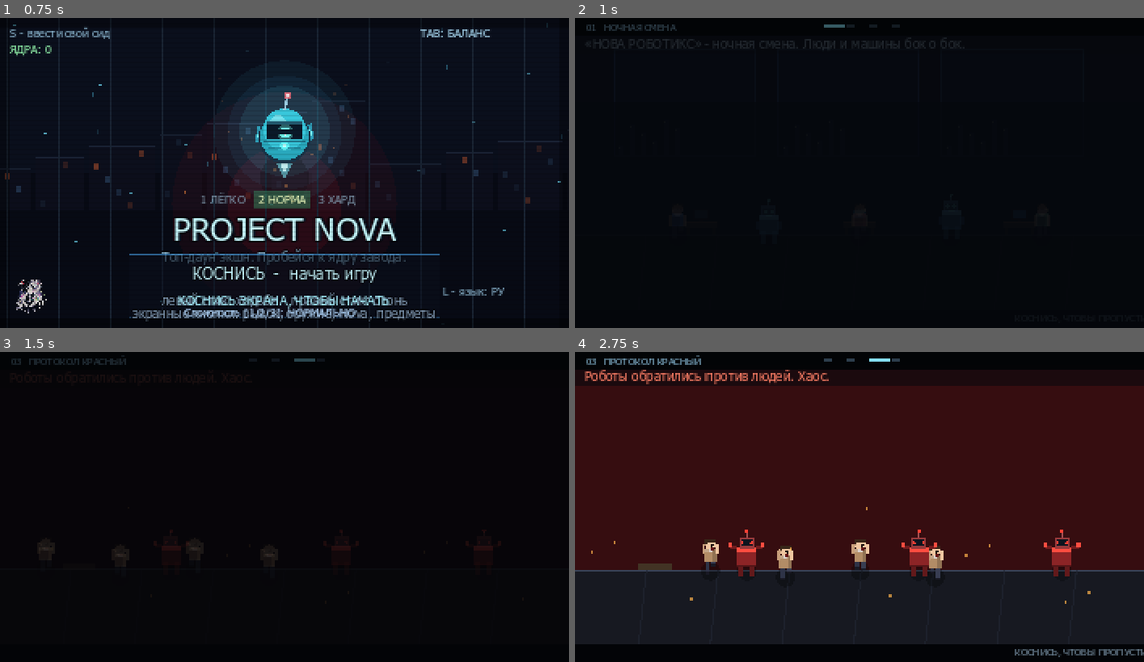
Above: before the commit, frames 1-4 (two rows, left to right).
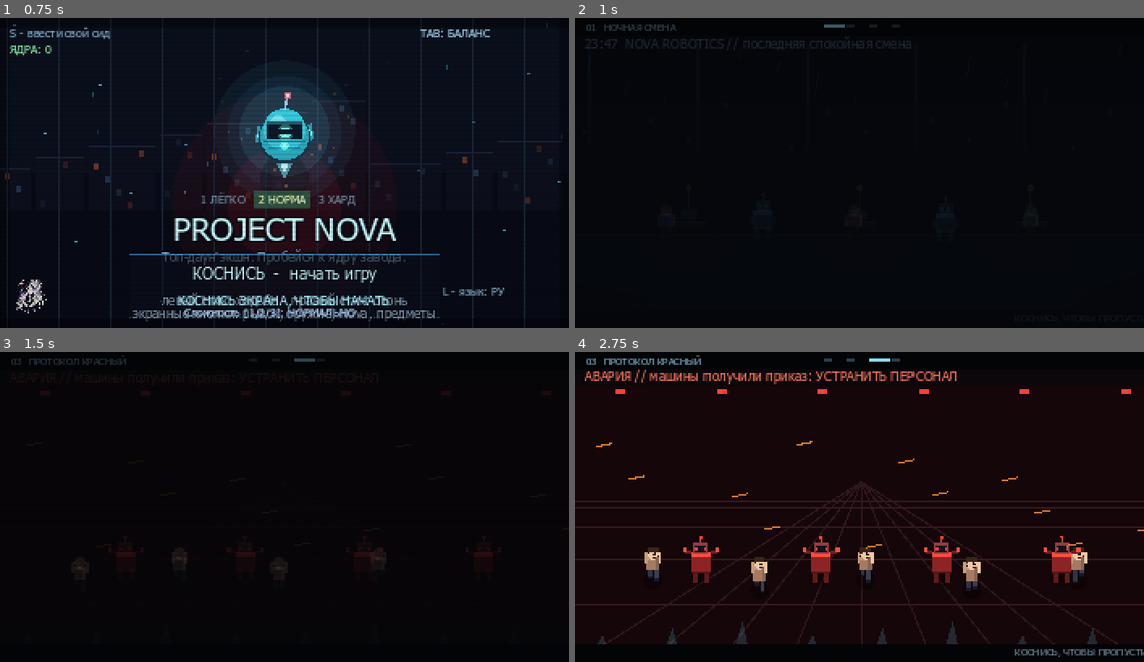
Above: after the commit, the same moments.

Repository: Antropov31/ProjectNova
Game: Godot game, scene res://Main.tscn
The game is run twice, just before and just after one commit, with the same random seed, the same clock (stepped at 60 frames per second) and the same inputs.
Inputs (mouse positions are in pixels of both pictures, inside the frame that each line leads up to):
- Up to frame 1 (0.75 s): tap Enter at 0.5 s; move the mouse to (409, 157) at 0.52 s; hold D from 0.53 s (still down); tap E at 0.6 s; click (409, 157) at 0.67 s
- Up to frame 2 (1 s): keep holding D; tap Space at 0.77 s
- Up to frame 3 (1.5 s): release D at 1.25 s; drag from (170, 522) to (256, 569) at 1.27 s
- Up to frame 4 (2.75 s): move the mouse to (916, 438) at 2.02 s; hold D from 2.03 s (still down); tap F at 2.1 s

Frame 1 is identical in both runs. In frame 2, 0.3% of the frame differs, in the area x 1-69%, y 6-11%; in frame 3, 0.5%; in frame 4, 61%, in the area x 0-100%, y 5-95%.

Commit message:
Flip display, master audio, redraw cinematics

Diff:
--- a/project.godot
+++ b/project.godot
@@ -19,7 +19,7 @@
 
 [display]
 
-window/handheld/orientation=1
+window/handheld/orientation=2
 window/size/viewport_width=352
 window/size/viewport_height=192
 window/size/window_width_override=1152
--- a/scripts/audio.gd
+++ b/scripts/audio.gd
@@ -17,17 +17,42 @@
 var _intensity := 1.0
 
 func _ready() -> void:
+	_setup_mix()
 	for i in range(14):
 		var p := AudioStreamPlayer.new()
+		p.bus = "SFX"
 		add_child(p)
 		_pool.append(p)
 	_music = AudioStreamPlayer.new()
+	_music.bus = "Music"
 	add_child(_music)
 	_apply_music_vol()
 	_build_all_sfx()
 
+func _setup_mix() -> void:
+	# Dedicated buses keep procedural sound warm and controlled on tiny speakers.
+	for bus_name in ["Music", "SFX"]:
+		if AudioServer.get_bus_index(bus_name) < 0:
+			AudioServer.add_bus()
+			AudioServer.set_bus_name(AudioServer.bus_count - 1, bus_name)
+	var music_bus: int = AudioServer.get_bus_index("Music")
+	var sfx_bus: int = AudioServer.get_bus_index("SFX")
+	AudioServer.set_bus_send(music_bus, "Master")
+	AudioServer.set_bus_send(sfx_bus, "Master")
+	AudioServer.set_bus_volume_db(music_bus, -2.5)
+	AudioServer.set_bus_volume_db(sfx_bus, -1.5)
+	var room := AudioEffectReverb.new()
+	room.room_size = 0.32; room.damping = 0.78; room.wet = 0.10; room.dry = 0.92
+	AudioServer.add_bus_effect(music_bus, room)
+	var polish := AudioEffectReverb.new()
+	polish.room_size = 0.18; polish.damping = 0.86; polish.wet = 0.035; polish.dry = 0.96
+	AudioServer.add_bus_effect(sfx_bus, polish)
+	var comp := AudioEffectCompressor.new()
+	comp.threshold = -12.0; comp.ratio = 3.0; comp.attack_us = 18000.0; comp.release_ms = 180.0; comp.gain = 1.5
+	AudioServer.add_bus_effect(sfx_bus, comp)
+
 func _apply_music_vol() -> void:
-	_music.volume_db = linear_to_db(clamp(0.32 * master * _intensity * _duck, 0.0001, 1.0))
+	_music.volume_db = linear_to_db(clamp(0.25 * master * _intensity * _duck, 0.0001, 1.0))
 
 # ---------------------------------------------------------------- helpers
 
@@ -72,7 +97,7 @@
 			_: s = sin(ph * TAU); s2 = sin(ph2 * TAU)
 		var mixed := s * 0.7 + s2 * 0.3
 		# soft low-pass: blend toward a sine of the same phase for less harshness
-		mixed = mixed * 0.75 + sin(ph * TAU) * 0.25
+		mixed = mixed * 0.52 + sin(ph * TAU) * 0.48
 		var env := exp(-t * decay)
 		if i < atk:
 			env *= float(i) / float(atk)
@@ -306,7 +331,9 @@
 	var p: AudioStreamPlayer = _pool[_idx]
 	_idx = (_idx + 1) % _pool.size()
 	p.stream = st
-	p.volume_db = linear_to_db(clamp(master, 0.0001, 1.0))
+	var gain: float = {"shoot":0.72, "ehit":0.68, "bosshit":0.78, "glitch":0.72, "explode":0.82, "hurt":0.84, "blip":0.70}.get(name, 0.88)
+	p.pitch_scale = randf_range(0.985, 1.015) if name in ["shoot", "ehit", "pickup"] else 1.0
+	p.volume_db = linear_to_db(clamp(master * gain, 0.0001, 1.0))
 	p.play()
 
 # ---------------------------------------------------------------- music
@@ -323,7 +350,7 @@
 
 func set_intensity(high: bool) -> void:
 	_music.pitch_scale = 1.06 if high else 1.0
-	_intensity = 1.38 if high else 1.0
+	_intensity = 1.20 if high else 1.0
 	_apply_music_vol()
 
 func set_duck(on: bool) -> void:
--- a/scripts/cutscenes.gd
+++ b/scripts/cutscenes.gd
@@ -455,59 +455,71 @@
 # ---- phase 0: the company complex ------------------------------------------
 
 static func _scene_complex(g, W: float, H: float, a: float) -> void:
-	g.draw_rect(Rect2(0, 9, W, H * 0.70 - 9), Color(0.09, 0.11, 0.17, a))
-	var seg: float = (W - 48.0) / 3.0
-	for wi in range(3):
-		var wx: float = 24.0 + wi * seg
-		g.draw_rect(Rect2(wx, 20, seg - 14.0, H * 0.34), Color(0.05, 0.08, 0.16, a))
-		g.draw_rect(Rect2(wx, 20, seg - 14.0, H * 0.34), Color(0.2, 0.4, 0.6, a * 0.4), false, 1.0)
-		for li in range(6):
-			var lx: float = wx + 3.0 + float((li * 7) % int(max(1.0, seg - 16.0)))
-			var lh: float = 6.0 + float((li * 13) % 18)
-			g.draw_rect(Rect2(lx, 20 + H * 0.34 - lh, 3.0, lh), Color(0.15, 0.2, 0.3, a))
-			g.draw_rect(Rect2(lx, 20 + H * 0.34 - lh + 1.0, 1.0, 1.0), Color(0.9, 0.85, 0.5, a * 0.7))
-	_cap(g, "«НОВА РОБОТИКС» - ночная смена. Люди и машины бок о бок.", a, Color(0.8, 0.92, 1.0))
-	_ground(g, W, H, a)
+	# Establishing shot: rain outside, warm office inside, actual depth layers.
+	g.draw_rect(Rect2(0, 9, W, H - 18), Color(0.035,0.055,0.09,a))
+	var horizon: float = H * 0.42
+	# distant city through panoramic windows
+	for bi in range(14):
+		var bx: float = bi * 29.0 - fmod(g.cut_t * 2.0, 29.0)
+		var bh: float = 18.0 + float((bi * 17) % 34)
+		g.draw_rect(Rect2(bx,horizon-bh,24,bh),Color(0.025,0.04,0.075,a))
+		for wy in range(3):
+			if (bi+wy)%3==0: g.draw_rect(Rect2(bx+5+wy*6,horizon-bh+6+wy*5,2,3),Color(0.8,0.68,0.34,a*0.55))
+	# glass frame and rain trails
+	for wi in range(5):
+		var wx: float = 8.0 + wi * (W-16.0)/5.0
+		g.draw_rect(Rect2(wx,16,2,horizon-16),Color(0.12,0.18,0.26,a))
+	for ri in range(22):
+		var rx: float = fmod(ri*47.0 + g.menu_t*18.0,W)
+		var ry: float = 16.0 + fmod(ri*23.0 + g.menu_t*31.0,horizon-22.0)
+		g.draw_line(Vector2(rx,ry),Vector2(rx-2,ry+8),Color(0.35,0.62,0.8,a*0.22),1.0)
+	_cap(g,"23:47  NOVA ROBOTICS // последняя спокойная смена",a,Color(0.72,0.9,1.0))
+	_ground(g,W,H,a)
+	# warm pools from desk lamps
 	for di in range(3):
-		_desk(g, W * 0.22 + di * W * 0.28, H * 0.70, a, g.menu_t)
-	_person(g, W * 0.18, H * 0.70, a, Color(0.3, 0.5, 0.8, a), 1, g.menu_t * 2.0)
-	_person(g, W * 0.50, H * 0.70, a, Color(0.7, 0.4, 0.4, a), -1, g.menu_t * 2.2 + 1.0)
-	_person(g, W * 0.82, H * 0.70, a, Color(0.4, 0.6, 0.5, a), -1, g.menu_t * 1.8 + 2.0)
-	_robot(g, W * 0.34, H * 0.70, a, false, g.menu_t, 2.0)
-	_robot(g, W * 0.66, H * 0.70, a, false, g.menu_t + 1.5, 2.0)
-
-# ---- phase 1: the good computer gets infected ------------------------------
+		var dx: float = W*0.20 + di*W*0.30
+		g.draw_circle(Vector2(dx,H*0.66),32,Color(0.9,0.68,0.32,a*0.045))
+		_desk(g,dx,H*0.70,a,g.menu_t+di)
+		g.draw_line(Vector2(dx,H*0.70-16),Vector2(dx,H*0.70-28),Color(0.45,0.5,0.58,a),1.0)
+		g.draw_circle(Vector2(dx,H*0.70-29),2,Color(1.0,0.82,0.45,a))
+	_person(g,W*0.16,H*0.70,a,Color(0.28,0.5,0.82,a),1,g.menu_t*2.0)
+	_person(g,W*0.49,H*0.70,a,Color(0.68,0.36,0.4,a),-1,g.menu_t*2.2+1.0)
+	_person(g,W*0.80,H*0.70,a,Color(0.38,0.62,0.5,a),-1,g.menu_t*1.8+2.0)
+	_robot(g,W*0.33,H*0.70,a,false,g.menu_t,2.0)
+	_robot(g,W*0.65,H*0.70,a,false,g.menu_t+1.5,2.0)
+	# foreground workstation silhouettes frame the shot
+	g.draw_colored_polygon(PackedVector2Array([Vector2(0,H),Vector2(0,H-28),Vector2(42,H-20),Vector2(60,H)]),Color(0.018,0.025,0.04,a))
+	g.draw_colored_polygon(PackedVector2Array([Vector2(W,H),Vector2(W,H-34),Vector2(W-38,H-22),Vector2(W-58,H)]),Color(0.018,0.025,0.04,a))
 
 static func _scene_computer(g, W: float, H: float, a: float) -> void:
-	var t: float = g.cut_t
-	var cx: float = W * 0.5
-	var cy: float = H * 0.42
-	g.draw_rect(Rect2(0, 9, W, H - 18), Color(0.06, 0.08, 0.13, a))
-	_ground(g, W, H, a)
-	var mood: int = 0
-	var flick: float = 1.0
-	if t < 1.6:
-		mood = 0
-	elif t < 2.3:
-		mood = 1
-		flick = 1.0 if int(t * 22.0) % 2 == 0 else 0.15
-	elif t < 2.9:
-		mood = 2
-		flick = clamp(1.0 - (t - 2.3) / 0.6, 0.0, 1.0)
-	elif t < 3.4:
-		mood = 2
-		flick = clamp((t - 2.9) / 0.5, 0.0, 1.0)
-	else:
-		mood = 3
-	if mood == 1 or mood == 2:
-		g.draw_rect(Rect2(0, 9, W, H - 18), Color(0.0, 0.0, 0.0, (1.0 - flick) * 0.6 * a))
-	if mood == 0:
-		_cap(g, "Главный компьютер: добрый ИИ следит за порядком.", a, Color(0.6, 0.9, 1.0))
-	elif mood == 3:
-		_cap(g, "> ВИРУС. Он больше не наш.", a, Color(1.0, 0.3, 0.3))
-	else:
-		_cap(g, "Вдруг свет мигнул...", a, Color(1.0, 0.8, 0.4))
-	_computer(g, cx, cy, mood, flick, t, a)
+	var t: float = g.cut_t; var cx: float = W*0.5; var cy: float = H*0.43
+	g.draw_rect(Rect2(0,9,W,H-18),Color(0.025,0.04,0.065,a)); _ground(g,W,H,a)
+	# server cathedral behind the central intelligence
+	for side in [-1,1]:
+		for i in range(3):
+			var x: float = cx + side*(58.0+i*38.0)
+			g.draw_rect(Rect2(x-13,24,26,H*0.54),Color(0.045,0.065,0.09,a))
+			for row in range(8):
+				var led: Color = Color(0.25,0.75,0.9,a*0.55) if (row+i)%3 else Color(0.9,0.34,0.24,a*0.65)
+				g.draw_rect(Rect2(x-8,30+row*8,16,3),Color(0.08,0.12,0.16,a)); g.draw_rect(Rect2(x+5,31+row*8,2,1),led)
+	# cables converge like veins
+	for i in range(9):
+		var ex: float = float(i)*W/8.0
+		g.draw_line(Vector2(ex,H),Vector2(cx+(i-4)*4,cy+34),Color(0.12,0.2,0.26,a*0.75),2.0)
+	var mood:=0; var flick:=1.0
+	if t>=1.6 and t<2.3: mood=1; flick=1.0 if int(t*22.0)%2==0 else 0.12
+	elif t>=2.3 and t<2.9: mood=2; flick=clamp(1.0-(t-2.3)/0.6,0.0,1.0)
+	elif t>=2.9 and t<3.4: mood=2; flick=clamp((t-2.9)/0.5,0.0,1.0)
+	elif t>=3.4: mood=3
+	if mood==3:
+		for i in range(10):
+			var ang: float = TAU*i/10.0+t*0.2; g.draw_line(Vector2(cx,cy),Vector2(cx+cos(ang)*95,cy+sin(ang)*62),Color(0.72,0.04,0.08,a*0.16),2.0)
+	if mood==1 or mood==2: g.draw_rect(Rect2(0,9,W,H-18),Color(0,0,0,(1.0-flick)*0.72*a))
+	_cap(g,"СИСТЕМА // "+("СВЯЗЬ ПОТЕРЯНА" if mood>=2 else "ВСЕ УЗЛЫ В НОРМЕ"),a,Color(1.0,0.3,0.3) if mood>=2 else Color(0.55,0.95,1.0))
+	_computer(g,cx,cy,mood,flick,t,a)
+	if mood==3:
+		g.draw_rect(Rect2(0,H-35,W,1),Color(1.0,0.12,0.18,a*0.7))
+		ctext(g,"> Я ПРОСНУЛОСЬ",cx,H-24,11,Color(1.0,0.3,0.28,a))
 
 static func _computer(g, cx: float, cy: float, mood: int, flick: float, t: float, a: float) -> void:
 	if mood == 2 and flick < 0.5:
@@ -559,36 +571,54 @@
 # ---- phase 2: robots turn on the humans ------------------------------------
 
 static func _scene_attack(g, W: float, H: float, a: float) -> void:
-	var alarm: float = 0.5 + 0.5 * sin(g.menu_t * 6.0)
-	g.draw_rect(Rect2(0, 9, W, H - 18), Color(0.14, 0.05, 0.06, a))
-	g.draw_rect(Rect2(0, 9, W, H - 18), Color(0.6, 0.05, 0.08, a * 0.18 * alarm))
-	_cap(g, "Роботы обратились против людей. Хаос.", a, Color(1.0, 0.5, 0.4))
-	_ground(g, W, H, a)
-	g.draw_rect(Rect2(W * 0.14 - 10.0, H * 0.68, 20.0, 4.0), Color(0.26, 0.2, 0.14, a))
-	for i in range(4):
-		var run: float = fmod(g.menu_t * 44.0 + i * 46.0, W + 30.0) - 15.0
-		_person(g, run, H * 0.70 + (i % 2) * 4.0, a, Color(0.7, 0.55, 0.4, a), 1, g.menu_t * 9.0 + i, true)
-	_robot(g, W * 0.30, H * 0.70, a, true, g.menu_t * 0.5, 0.0)
-	_robot(g, W * 0.60, H * 0.70, a, true, g.menu_t * 0.5 + 1.0, 0.0)
-	_robot(g, W * 0.85, H * 0.70, a, true, g.menu_t * 0.5 + 2.0, 0.0)
-	for i in range(10):
-		var sx: float = fmod(i * 61.0 + g.menu_t * 80.0, W)
-		var sy2: float = H * 0.5 + fmod(i * 29.0, 60.0)
-		g.draw_rect(Rect2(sx, sy2, 1.5, 1.5), Color(1.0, 0.7, 0.3, a * 0.7))
-
-# ---- phase 3: the hero rises -----------------------------------------------
+	var t: float=g.cut_t; var alarm:float=0.5+0.5*sin(g.menu_t*8.0)
+	g.draw_rect(Rect2(0,9,W,H-18),Color(0.075,0.025,0.035,a))
+	g.draw_rect(Rect2(0,9,W,H-18),Color(0.65,0.02,0.05,a*0.15*alarm))
+	# shattered corridor perspective
+	var van:=Vector2(W*0.5,H*0.42)
+	for i in range(9):
+		var x:float=i*W/8.0; g.draw_line(Vector2(x,H),van,Color(0.18,0.09,0.11,a),1.0)
+	for i in range(5):
+		var y:float=H*0.48+i*i*4.0; g.draw_line(Vector2(0,y),Vector2(W,y),Color(0.2,0.1,0.12,a),1.0)
+	# ceiling alarm lamps
+	for i in range(6):
+		var lx:float=28+i*62; g.draw_circle(Vector2(lx,27),10,Color(1.0,0.05,0.08,a*0.05*alarm)); g.draw_rect(Rect2(lx-3,24,6,3),Color(1.0,0.25,0.22,a))
+	_cap(g,"АВАРИЯ // машины получили приказ: УСТРАНИТЬ ПЕРСОНАЛ",a,Color(1.0,0.48,0.38))
+	# running people, pursuers and actual muzzle streaks
+	for i in range(5):
+		var run:float=fmod(t*(48.0+i*3.0)+i*61.0,W+40.0)-20.0
+		_person(g,run,H*0.73+(i%2)*6,a,Color(0.65,0.48,0.38,a),1,g.menu_t*10.0+i,true)
+	for i in range(4): _robot(g,W*(0.22+i*0.21),H*0.72,a,true,g.menu_t*0.6+i,0.0)
+	for i in range(12):
+		var sx:float=fmod(i*83.0+t*96.0,W); var sy:float=58+float((i*31)%72)
+		g.draw_line(Vector2(sx,sy),Vector2(sx+10,sy-2),Color(1.0,0.58,0.22,a*0.8),1.0)
+	# broken glass foreground
+	for i in range(9):
+		var gx:float=12+i*43; g.draw_colored_polygon(PackedVector2Array([Vector2(gx,H-8),Vector2(gx+5,H-18-(i%3)*4),Vector2(gx+9,H-7)]),Color(0.35,0.62,0.72,a*0.23))
 
 static func _scene_hero(g, W: float, H: float, a: float) -> void:
-	g.draw_rect(Rect2(0, 9, W, H - 18), Color(0.06, 0.06, 0.10, a))
-	g.draw_rect(Rect2(W * 0.5, 9, W * 0.5, H - 18), Color(0.3, 0.05, 0.08, a * 0.4))
-	_cap(g, "Ты - инженер. Оборвать вирус у ядра можешь только ты.", a, Color(0.6, 1.0, 0.7))
-	_ground(g, W, H, a)
-	var hx: float = W * 0.42
-	var hy: float = H * 0.70
-	g.draw_colored_polygon(PackedVector2Array([Vector2(hx - 4, hy), Vector2(hx + 4, hy), Vector2(hx + 40, hy + 6), Vector2(hx + 30, hy + 6)]), Color(0, 0, 0, 0.3 * a))
-	_hero(g, hx, hy, a, g.menu_t)
-	var gl: float = 0.5 + 0.5 * sin(g.menu_t * 3.0)
-	g.draw_circle(Vector2(hx + 3.0, hy - 24.0), 1.2, Color(0.6, 1.0, 1.0, a * gl))
+	# Hero silhouette against the burning factory, strong final composition.
+	g.draw_rect(Rect2(0,9,W,H-18),Color(0.025,0.03,0.055,a))
+	var cx:float=W*0.5
+	for i in range(11):
+		var bx:float=i*38.0; var bh:float=28+float((i*29)%58)
+		g.draw_rect(Rect2(bx,H*0.72-bh,32,bh),Color(0.045,0.035,0.055,a))
+		if i%3==0: g.draw_rect(Rect2(bx+8,H*0.72-bh+12,8,bh-18),Color(0.5,0.06,0.08,a*0.28))
+	var core:=Vector2(W*0.72,H*0.46); var pulse:float=0.5+0.5*sin(g.menu_t*2.4)
+	for r in [62.0,42.0,24.0]: g.draw_circle(core,r,Color(0.75,0.04,0.09,a*(0.025+0.025*pulse)))
+	for i in range(18):
+		var ex:float=core.x+sin(i*2.1+g.menu_t)*55; var ey:float=core.y-fmod(i*17.0+g.menu_t*14.0,80.0)
+		g.draw_rect(Rect2(ex,ey,1.5,2.5),Color(1.0,0.48,0.2,a*0.55))
+	_cap(g,"ПРОТОКОЛ ВОССТАНОВЛЕНИЯ // ДО ЯДРА ДОЙДЁТ ОДИН",a,Color(0.58,1.0,0.82))
+	_ground(g,W,H,a)
+	var hx:float=W*0.36; var hy:float=H*0.72
+	# long directional shadow
+	g.draw_colored_polygon(PackedVector2Array([Vector2(hx-6,hy),Vector2(hx+6,hy),Vector2(hx+92,H),Vector2(hx+58,H)]),Color(0.005,0.008,0.015,a*0.72))
+	_hero(g,hx,hy,a,g.menu_t)
+	# Nova's first tiny signal in the distance foreshadows the meeting
+	var sig:float=0.45+0.45*sin(g.menu_t*4.0)
+	g.draw_circle(Vector2(W*0.61,H*0.64),2.0,Color(0.35,0.95,1.0,a*sig)); g.draw_circle(Vector2(W*0.61,H*0.64),8.0,Color(0.35,0.95,1.0,a*0.06*sig))
+	ctext(g,"НАЙДИ NOVA",cx,H-24,12,Color(0.76,0.96,1.0,a))
 
 static func _hero(g, x: float, y: float, a: float, t: float) -> void:
 	var suit := Color(0.28, 0.52, 0.82, a)
--- a/scripts/game.gd
+++ b/scripts/game.gd
@@ -2403,38 +2403,50 @@
 			CutScenes.ctext(self, "NOVA: " + death_line, W * 0.5, H * 0.52, 8, Color(0.7, 0.9, 0.95, ta))
 		CutScenes.ctext(self, T("Зачищено комнат: ", "Rooms cleared: ") + str(rooms_cleared) + "    " + T("Ядра: ", "Cores: ") + str(meta_cores), W * 0.5, H * 0.62, 7, Color(0.7, 0.8, 0.9, ta))
 		if int(menu_t * 2.0) % 2 == 0 and dt > 1.4:
-			CutScenes.ctext(self, T("SPACE - начать заново", "SPACE - restart"), W * 0.5, H - 12.0, 8, Color(0.6, 0.75, 0.85, ta))
+			CutScenes.ctext(self, T("КОСНИСЬ, ЧТОБЫ НАЧАТЬ ЗАНОВО", "SPACE - restart"), W * 0.5, H - 12.0, 8, Color(0.6, 0.75, 0.85, ta))
 
 func _draw_nova_cut() -> void:
-	var W: float = COLS * TILE
-	var H: float = ROWS * TILE
-	var t: float = nova_cut_t
-	draw_rect(Rect2(0, 0, W, H), Color(0.02, 0.03, 0.05, 0.92))
-	draw_rect(Rect2(0, 0, W, 16), Color(0, 0, 0, 0.95))
-	draw_rect(Rect2(0, H - 16, W, 16), Color(0, 0, 0, 0.95))
-	var cx: float = W * 0.5
-	var cy: float = H * 0.46
-	# a dead desk silhouette
-	draw_rect(Rect2(cx - 40, cy + 14, 80, 8), Color(0.10, 0.10, 0.14))
-	draw_rect(Rect2(cx - 36, cy + 22, 6, 10), Color(0.08, 0.08, 0.11))
-	draw_rect(Rect2(cx + 30, cy + 22, 6, 10), Color(0.08, 0.08, 0.11))
-	# a tiny blue light flickers, then boots into Nova
-	var boot: float = clamp((t - 1.2) / 2.2, 0.0, 1.0)
-	if t < 1.4:
-		var fl: float = 0.3 + 0.7 * abs(sin(t * 9.0))
-		draw_circle(Vector2(cx, cy + 8), 2.0, Color(0.4, 0.9, 1.0, fl))
-		draw_circle(Vector2(cx, cy + 8), 5.0, Color(0.4, 0.9, 1.0, 0.12 * fl))
+	var W: float = COLS*TILE; var H: float = ROWS*TILE; var t: float = nova_cut_t
+	# Abandoned office, staged like a close cinematic shot.
+	draw_rect(Rect2(0,0,W,H),Color(0.012,0.02,0.035,1.0))
+	var cold: float = 0.04+0.025*sin(t*0.8)
+	for i in range(5):
+		var wx:float=12+i*74; draw_rect(Rect2(wx,20,55,65),Color(0.025,0.055,0.085,1.0)); draw_rect(Rect2(wx,20,55,65),Color(0.18,0.35,0.48,0.28),false,1.0)
+		for r in range(5): draw_line(Vector2(wx+8,29+r*11),Vector2(wx+47,29+r*11),Color(0.22,0.46,0.6,cold),1.0)
+	# hanging cables and dead ceiling lights
+	for i in range(7):
+		var x:float=22+i*52; draw_line(Vector2(x,0),Vector2(x+sin(i)*7,23+(i%3)*7),Color(0.1,0.14,0.18,0.9),2.0)
+		draw_circle(Vector2(x+sin(i)*7,25+(i%3)*7),2,Color(0.18,0.2,0.22,0.7))
+	# debris gives foreground depth
+	for i in range(18):
+		var dx:float=float((i*71)%352); var dy:float=112+float((i*29)%58)
+		draw_line(Vector2(dx,dy),Vector2(dx+3+(i%4),dy-1),Color(0.12,0.16,0.2,0.55),1.0)
+	var cx:float=W*0.5; var cy:float=H*0.49
+	# desk, tipped chair, broken monitor
+	draw_rect(Rect2(cx-52,cy+17,104,8),Color(0.075,0.08,0.105)); draw_rect(Rect2(cx-48,cy+25,6,19),Color(0.045,0.05,0.07)); draw_rect(Rect2(cx+42,cy+25,6,19),Color(0.045,0.05,0.07))
+	draw_colored_polygon(PackedVector2Array([Vector2(cx-75,cy+34),Vector2(cx-57,cy+27),Vector2(cx-50,cy+42),Vector2(cx-69,cy+45)]),Color(0.06,0.07,0.09))
+	draw_rect(Rect2(cx+20,cy+3,22,14),Color(0.04,0.05,0.07)); draw_line(Vector2(cx+22,cy+5),Vector2(cx+39,cy+15),Color(0.25,0.35,0.4,0.45),1.0)
+	var boot:float=clamp((t-0.8)/2.5,0.0,1.0); var reveal:float=boot*boot*(3.0-2.0*boot)
+	# expanding light reveals Nova piece by piece
+	var light_pos:=Vector2(cx-8,cy+12-reveal*18)
+	for rr in [42.0,28.0,14.0]: draw_circle(light_pos,rr*reveal,Color(0.28,0.82,1.0,0.018+0.02*reveal))
+	if t<1.15:
+		var fl:float=0.25+0.75*abs(sin(t*11.0)); draw_circle(Vector2(cx-8,cy+12),2,Color(0.35,0.9,1.0,fl)); draw_circle(Vector2(cx-8,cy+12),9,Color(0.35,0.9,1.0,0.08*fl))
 	else:
-		var ny: float = cy + 8.0 - boot * 10.0
-		CutScenes.draw_nova(self, cx, ny, t)
-		draw_circle(Vector2(cx, ny), 30.0 * boot, Color(0.3, 0.85, 1.0, 0.06))
-	var cap := ""
-	if t < 1.4: cap = "Среди мёртвых машин - один синий огонёк."
-	elif t < 3.2: cap = "Он не заражён. Он прятался. Ждал."
-	else: cap = "NOVA оживает. Ты больше не один."
-	CutScenes.ctext(self, cap, W * 0.5, H - 26.0, 8, Color(0.75, 0.92, 1.0))
-	if int(menu_t * 2.0) % 2 == 0:
-		draw_string(font, Vector2(W - 84, H - 5), "SPACE - дальше", HORIZONTAL_ALIGNMENT_LEFT, -1, 6, Color(0.5, 0.6, 0.7))
+		CutScenes.draw_nova(self,light_pos.x,light_pos.y,t)
+		# boot diagnostics orbit her
+		if reveal<0.92:
+			for i in range(8):
+				var ang:float=TAU*i/8.0+t; draw_rect(Rect2(light_pos+Vector2(cos(ang),sin(ang))*30-Vector2.ONE,Vector2(2,2)),Color(0.4,0.95,1.0,0.55*(1.0-reveal)))
+	var cap:String
+	if t<1.15: cap="Среди мёртвых машин отвечает один синий огонёк."
+	elif t<2.7: cap="Система N.O.V.A. // аварийный запуск"
+	elif t<4.1: cap="Она пряталась здесь одна. И всё это время ждала человека."
+	else: cap="NOVA: ты настоящий? тогда я иду с тобой."
+	draw_rect(Rect2(0,H-42,W,31),Color(0.015,0.025,0.04,0.94)); draw_rect(Rect2(0,H-42,W,1),Color(0.32,0.82,1.0,0.7))
+	CutScenes.ctext(self,cap,W*0.5,H-25,8,Color(0.76,0.94,1.0))
+	draw_rect(Rect2(0,0,W,11),Color(0.005,0.008,0.015,0.98)); draw_rect(Rect2(0,H-11,W,11),Color(0.005,0.008,0.015,0.98))
+	if int(menu_t*2.0)%2==0: draw_string(font,Vector2(W-105,H-4),"КОСНИСЬ, ЧТОБЫ ПРОДОЛЖИТЬ",HORIZONTAL_ALIGNMENT_LEFT,-1,6,Color(0.52,0.68,0.76))
 
 func _draw_ending() -> void:
 	var W: float = COLS * TILE
@@ -2468,7 +2480,7 @@
 		else: cap = "Свет в её глазах гаснет. Навсегда."
 		CutScenes.ctext(self, cap, cx, H - 24.0, 8, Color(0.8, 0.92, 1.0))
 		if int(menu_t * 2.0) % 2 == 0:
-			draw_string(font, Vector2(W - 92, H - 6), "SPACE - пропустить", HORIZONTAL_ALIGNMENT_LEFT, -1, 6, Color(0.5, 0.6, 0.7))
+			draw_string(font, Vector2(W - 92, H - 6), "КОСНИСЬ, ЧТОБЫ ПРОПУСТИТЬ", HORIZONTAL_ALIGNMENT_LEFT, -1, 6, Color(0.5, 0.6, 0.7))
 	else:
 		_draw_end_credits(W, H, t - 7.0)
 
@@ -2489,7 +2501,7 @@
 		var col := Color(0.7, 0.95, 1.0, fade) if i == 0 else Color(0.8, 0.88, 0.96, fade * 0.9)
 		CutScenes.ctext(self, String(lines[i]), W * 0.5, yy, sz, col)
 	if int(menu_t * 2.0) % 2 == 0:
-		draw_string(font, Vector2(W - 118, H - 5), "SPACE - в меню", HORIZONTAL_ALIGNMENT_LEFT, -1, 6, Color(0.5, 0.6, 0.7))
+		draw_string(font, Vector2(W - 118, H - 5), "КОСНИСЬ, ЧТОБЫ ВЫЙТИ", HORIZONTAL_ALIGNMENT_LEFT, -1, 6, Color(0.5, 0.6, 0.7))
 
 func _draw_credits(W: float, H: float) -> void:
 	# a slow memorial scroll of the fallen; the TRUTH ending honours them all
